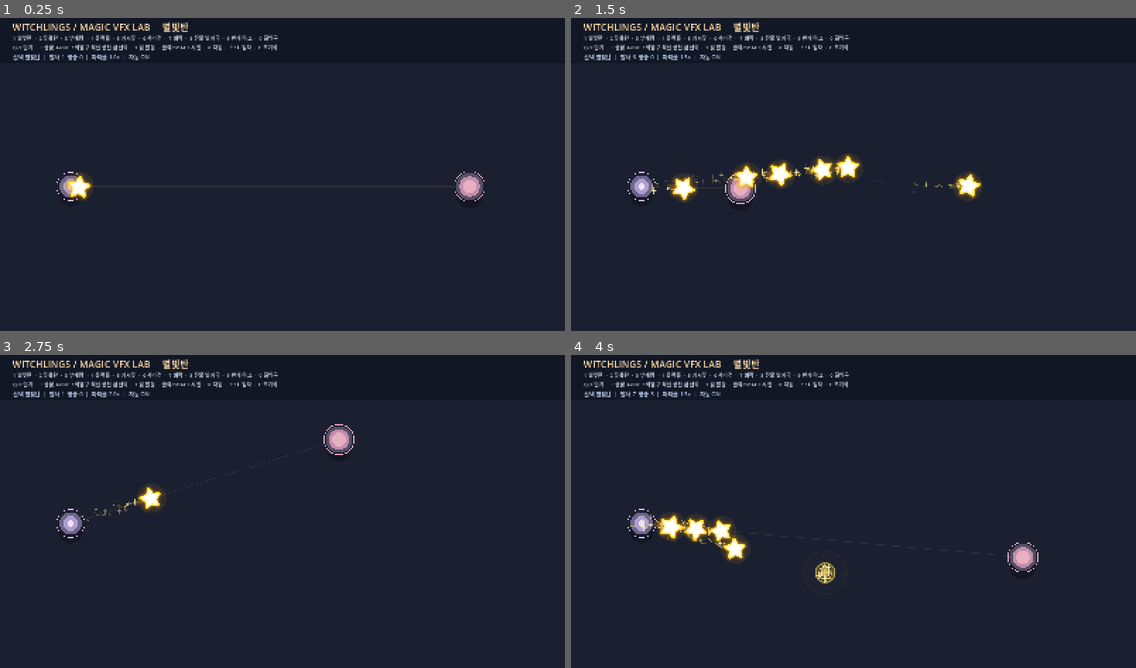
Above: before the commit, frames 1-4 (two rows, left to right).
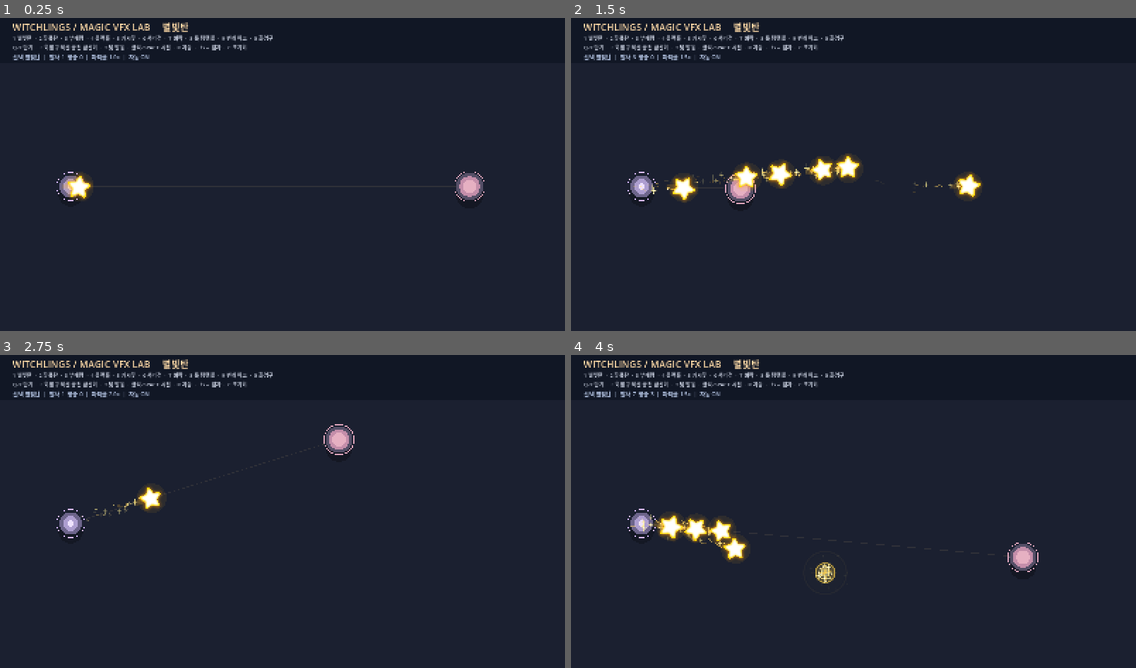
Above: after the commit, the same moments.

Repository: LittleEvasn/Test-Room
Game: Godot game, scene res://scenes/main.tscn
Two runs of this game, one before a commit and one after it. Both use one fixed random seed, a clock stepped at 60 frames per second and the inputs below.
Inputs (mouse positions are in pixels of both pictures, inside the frame that each line leads up to):
- Up to frame 1 (0.25 s): no input
- Up to frame 2 (1.5 s): tap Enter at 0.5 s; move the mouse to (977, 155) at 0.52 s; hold Up 0.53-1.25 s; tap Q at 0.6 s; click (977, 155) at 0.67 s; tap Space at 0.77, 1.07 s; tap E at 0.8 s; drag from (740, 187) to (825, 237) at 1.27 s
- Up to frame 3 (2.75 s): move the mouse to (339, 439) at 2.02 s; hold Up from 2.03 s (still down); tap F at 2.1 s; click (339, 439) at 2.17 s; tap C at 2.3 s
- Up to frame 4 (4 s): release Up at 2.75 s; drag from (825, 574) to (684, 461) at 2.77 s; move the mouse to (1023, 558) at 3.52 s; hold Down from 3.53 s (still down); tap Space at 3.6, 3.77 s; click (1023, 558) at 3.67 s; tap Q at 3.8 s

The runs differ from the first frame. In frame 1, 0.6% of the frame differs, in the area x 7-50%, y 5-11%; in frame 2, 0.6%; in frame 3, 0.6%; in frame 4, 0.6%.

Commit message:
Implement asset-free bouncing poison ball and landing puddles in VFX lab

Diff:
--- a/scripts/main.gd
+++ b/scripts/main.gd
@@ -1,5 +1,5 @@
 extends Node2D
-## 별빛탄/꽃폭탄/달빛 부메랑/블랙홀/가시꽃 덫/서리검/벼락/잔불 발자국/번개 아크 VFX 독립 실험실.
+## 별빛탄/꽃폭탄/달빛 부메랑/블랙홀/가시꽃 덫/서리검/벼락/독 탱탱볼/번개 아크/화염구 VFX 독립 실험실.
 
 const BOLT_SCRIPT = preload("res://scripts/star_bolt.gd")
 const IMPACT_SCRIPT = preload("res://scripts/impact_burst.gd")
@@ -12,7 +12,8 @@
 const ICE_SWORD_SCRIPT = preload("res://scripts/ice_sword_vfx.gd")
 const THUNDER_SCRIPT = preload("res://scripts/thunder_vfx.gd")
 const LIGHTNING_ARC_SCRIPT = preload("res://scripts/lightning_arc_vfx.gd")
-const EMBER_TRAIL_SCRIPT = preload("res://scripts/ember_footprint_trail.gd")
+const POISON_BALL_SCRIPT = preload("res://scripts/poison_bounce_ball.gd")
+const POISON_PUDDLE_SCRIPT = preload("res://scripts/poison_puddle.gd")
 const FIREBALL_SCRIPT = preload("res://scripts/fireball_vfx.gd")
 const FIREBALL_IMPACT_SCRIPT = preload("res://scripts/fireball_impact_vfx.gd")
 
@@ -28,7 +29,7 @@
 var particle_multiplier := 1.0
 var fired_count := 0
 var impact_count := 0
-var selected_spell := 0 # 0..9; 9 is 화염구 (keyboard 0)
+var selected_spell := 0 # 0..9; 7 is 독 탱탱볼 (keyboard 8), 9 is 화염구 (keyboard 0)
 var bloom_rank := 0
 var black_hole_rank := 0
 var black_hole_ticks := 0
@@ -45,10 +46,9 @@
 var thunder_finished := 0
 var lightning_arc_rank := 0
 var lightning_arc_finished := 0
-var ember_rank := 1
-var ember_style := 2 # 0=A flow mask / 1=B generated flipbook / 2=C hybrid
-var ember_steps := 0
-var ember_finished := 0
+var poison_rank := 1
+var poison_landings := 0
+var poison_finished := 0
 var fireball_rank := 0
 var fireball_impacts := 0
 var fireball_finished := 0
@@ -102,9 +102,10 @@
 			particle_multiplier, "ON" if autofire else "OFF"
 		]
 	elif selected_spell == 7:
-		status_label.text = "선택 %s +%d (반경 %.0f / 유지 %.1fs)  |  경로 %d  생성 %d  활성 %d  종료 %d  |  입자 %.1fx  자동 %s" % [
-			spell_name + " / " + ["A:마스크", "B:플립북", "C:혼합"][ember_style], ember_rank, float(EMBER_TRAIL_SCRIPT.RADII[ember_rank]), float(EMBER_TRAIL_SCRIPT.LIFETIMES[ember_rank]),
-			fired_count, ember_steps, get_tree().get_nodes_in_group("vfx_ember_patch").size(), ember_finished,
+		status_label.text = "선택 %s +%d | %d회 도약 | 장판 반경 %.0f / 유지 %.1fs | 발사 %d 착지 %d 장판 %d 종료 %d | 기포 %.1fx 자동 %s" % [
+			spell_name, poison_rank, int(POISON_BALL_SCRIPT.HOPS[poison_rank]), float(POISON_BALL_SCRIPT.RADII[poison_rank]),
+			float(POISON_BALL_SCRIPT.LIFETIMES[poison_rank]), fired_count, poison_landings,
+			get_tree().get_nodes_in_group("vfx_poison_puddle").size(), poison_finished,
 			particle_multiplier, "ON" if autofire else "OFF"
 		]
 	elif selected_spell == 9:
@@ -131,13 +132,13 @@
 		6:
 			# Avoid overlapping auto pulses at +2/+3 while reviewing one strike.
 			return 1.55 if thunder_rank <= 1 else (2.20 if thunder_rank == 2 else 2.85)
-		7: return 4.4
+		7: return 3.25
 		8: return 1.15
 		9: return 5.20 if fireball_motion == 1 else 2.50
 	return fire_interval
 
 func shoot(replace_hole: bool = false) -> void:
-	var active_count := get_tree().get_nodes_in_group("vfx_bolt …(323 unchanged characters)… () + get_tree().get_nodes_in_group("vfx_ember_trail").size() + get_tree().get_nodes_in_gro …(85 unchanged characters)…
+	var active_count := get_tree().get_nodes_in_group("vfx_bolt …(323 unchanged characters)… () + get_tree().get_nodes_in_group("vfx_poison_ball").size() + get_tree().get_nodes_in_gro …(85 unchanged characters)…
 	if active_count >= 50:
 		return
 	if selected_spell == 0:
@@ -192,15 +193,15 @@
 		lightning.struck.connect(_on_thunder_struck)
 		lightning.finished.connect(_on_thunder_finished)
 	elif selected_spell == 7:
-		# A single cast lays eight staggered ground flames; no gameplay hitboxes.
-		if get_tree().get_nodes_in_group("vfx_ember_trail").size() >= 3:
+		# VFX-only: a simple bouncing poison circle leaves one ground puddle per landing.
+		if get_tree().get_nodes_in_group("vfx_poison_ball").size() >= 5:
 			return
-		var trail = EMBER_TRAIL_SCRIPT.new()
-		trail.configure(START_POINT, target_point, particle_multiplier, ember_rank, ember_style)
-		add_child(trail)
-		trail.add_to_group("vfx_ember_trail")
-		trail.step_ignited.connect(_on_ember_step)
-		trail.finished.connect(_on_ember_finished)
+		var orb = POISON_BALL_SCRIPT.new()
+		orb.configure(START_POINT, target_point, particle_multiplier, poison_rank)
+		add_child(orb)
+		orb.add_to_group("vfx_poison_ball")
+		orb.landed.connect(_on_poison_land)
+		orb.finished.connect(_on_poison_finished)
 	elif selected_spell == 8:
 		# FencerDevLog-inspired single unbranched electric arc, visually isolated from 7: strike.
 		var arc = LIGHTNING_ARC_SCRIPT.new()
@@ -285,11 +286,20 @@
 func _on_lightning_arc_finished(_point: Vector2) -> void:
 	lightning_arc_finished += 1
 
-func _on_ember_step(_point: Vector2) -> void:
-	ember_steps += 1
-
-func _on_ember_finished() -> void:
-	ember_finished += 1
+func _on_poison_land(point: Vector2, radius: float, lifetime: float) -> void:
+	poison_landings += 1
+	# Bound the preview under repeated casts and high-rank tests.
+	var pools := get_tree().get_nodes_in_group("vfx_poison_puddle")
+	if pools.size() >= 60:
+		pools[0].queue_free()
+	var puddle = POISON_PUDDLE_SCRIPT.new()
+	puddle.position = point
+	puddle.configure(radius, lifetime, particle_multiplier)
+	add_child(puddle)
+	puddle.add_to_group("vfx_poison_puddle")
+
+func _on_poison_finished() -> void:
+	poison_finished += 1
 
 func _on_thorn_deployed(_point: Vector2, _radius: float) -> void:
 	thorn_deploys += 1
@@ -327,7 +337,7 @@
 		4: return "가시꽃 덫"
 		5: return "서리검"
 		6: return "벼락"
-		7: return "잔불 발자국"
+		7: return "독 탱탱볼"
 		8: return "번개 아크"
 		9: return "화염구"
 	return "미지의 마법"
@@ -384,7 +394,7 @@
 				elif selected_spell == 6:
 					thunder_rank = maxi(0, thunder_rank - 1)
 				elif selected_spell == 7:
-					ember_rank = maxi(0, ember_rank - 1)
+					poison_rank = maxi(0, poison_rank - 1)
 				elif selected_spell == 8:
 					lightning_arc_rank = maxi(0, lightning_arc_rank - 1)
 				elif selected_spell == 9:
@@ -401,15 +411,13 @@
 				elif selected_spell == 6:
 					thunder_rank = mini(3, thunder_rank + 1)
 				elif selected_spell == 7:
-					ember_rank = mini(3, ember_rank + 1)
+					poison_rank = mini(3, poison_rank + 1)
 				elif selected_spell == 8:
 					lightning_arc_rank = mini(3, lightning_arc_rank + 1)
 				elif selected_spell == 9:
 					fireball_rank = mini(3, fireball_rank + 1)
 			KEY_F:
-				if selected_spell == 7:
-					ember_style = (ember_style + 1) % 3
-				elif selected_spell == 9:
+				if selected_spell == 9:
 					fireball_motion = (fireball_motion + 1) % 3
 					fire_clock = 0.05
 			KEY_SPACE:
@@ -423,7 +431,7 @@
 			KEY_DOWN, KEY_MINUS, KEY_KP_SUBTRACT:
 				particle_multiplier = maxf(0.0, particle_multiplier - 0.5)
 			KEY_C:
-				for group_name in ["vfx_bolt", "vfx_bloom", "vfx_moon", "vfx_hole", "vfx_thorn", "vfx_ice_sword", "vfx_thunder", "vfx_ember_trail", "vfx_lightning_arc", "vfx_fireball"]:
+				for group_name in ["vfx_bolt", "vfx_bloom", "vfx_moon", "vfx_hole", "vfx_thorn", "vfx_ice_sword", "vfx_thunder", "vfx_poison_ball", "vfx_poison_puddle", "vfx_lightning_arc", "vfx_fireball"]:
 					for projectile in get_tree().get_nodes_in_group(group_name):
 						projectile.queue_free()
 				# 이미 생성된 폭발은 자연스럽게 사라진다.
@@ -441,8 +449,8 @@
 				lightning_arc_finished = 0
 				fireball_impacts = 0
 				fireball_finished = 0
-				ember_steps = 0
-				ember_finished = 0
+				poison_landings = 0
+				poison_finished = 0
 
 func _draw() -> void:
 	draw_rect(Rect2(Vector2.ZERO, SCREEN_SIZE), Color("1b2030"), true)
@@ -459,7 +467,7 @@
 		4: aiming_color = Color("ecadd2")
 		5: aiming_color = Color("8ceaff")
 		6: aiming_color = Color("76baff")
-		7: aiming_color = Color("ff9c4e")
+		7: aiming_color = Color("a5dc45")
 		8: aiming_color = Color("64aeff")
 		9: aiming_color = Color("ffbf62")
 	draw_line(START_POINT, target_point, Color(aiming_color, 0.09), 2.0)
@@ -478,7 +486,7 @@
 		if selected_spell == 1:
 			draw_arc(target_point, BLOOM_RADII[bloom_rank], 0.0, TAU, 64, Color(1.0, 0.65, 0.75, 0.28), 1.5, true)
 	else:
-		# 블랙홀/가시꽃/서리검/벼락/잔불 발자국/번개 아크에는 분홍색 표적 모형을 그리지 않는다.
+		# 블랙홀/가시꽃/서리검/벼락/독 탱탱볼/번개 아크에는 분홍색 표적 모형을 그리지 않는다.
 		draw_arc(target_point, 8.0, 0.0, TAU, 24, Color(0.58, 0.80, 0.77, 0.28), 1.5, true)
 
 func _create_hud() -> void:
@@ -498,7 +506,7 @@
 	_update_title()
 
 	info_label = Label.new()
-	info_label.text = "1 별빛탄  ·  2 꽃폭탄  ·  3 부메랑  ·  4 블랙홀  ·  5 가시꽃  ·  6 서리검  ·  7 벼락  ·  8 잔불 발자국  ·  9 번개 아크  ·  0 화염구\nQ/E 단계  ·  F 불꽃 A/B/C / 화염구 직선·공전·급선회  ·  T 덫 발동  ·  클릭/SPACE 시전  ·  R 자동  ·  ↑/↓ 입자  ·  C 초기화"
+	info_label.text = "1 별빛탄  ·  2 꽃폭탄  ·  3 부메랑  ·  4 블랙홀  ·  5 가시꽃  ·  6 서리검  ·  7 벼락  ·  8 독 탱탱볼  ·  9 번개 아크  ·  0 화염구\nQ/E 단계  ·  F 화염구 직선·공전·급선회  ·  T 덫 발동  ·  클릭/SPACE 시전  ·  R 자동  ·  ↑/↓ 입자  ·  C 초기화"
 	info_label.position = Vector2(36, 57)
 	info_label.add_theme_font_size_override("font_size", 15)
 	info_label.add_theme_color_override("font_color", Color("c9d0e0"))
--- /dev/null
+++ b/scripts/poison_bounce_ball.gd
@@ -0,0 +1,82 @@
+extends Node2D
+## Asset-free Test-Room poison bouncing ball; each landing emits a puddle.
+## Shadow stays on the ground; ball lifts with a sine wave.
+signal landed(at: Vector2, puddle_radius: float, puddle_lifetime: float)
+signal finished()
+
+const RADII := [24.0, 30.0, 36.0, 42.0]
+const LIFETIMES := [1.8, 2.2, 2.6, 3.0]
+const HOPS := [3, 4, 5, 6]
+const HOP_SECONDS := 0.50
+
+var start_point := Vector2.ZERO
+var end_point := Vector2.RIGHT * 600.0
+var density := 1.0
+var rank := 0
+var hop_count := 3
+var landed_count := 0
+var hop_clock := 0.0
+var height := 0.0
+
+func configure(origin: Vector2, target: Vector2, particle_scale: float, cast_rank: int) -> void:
+    start_point = origin
+    end_point = target
+    density = clampf(particle_scale, 0.0, 3.0)
+    rank = clampi(cast_rank, 0, 3)
+    hop_count = int(HOPS[rank])
+
+func _ready() -> void:
+    z_index = 2
+    position = start_point
+    queue_redraw()
+
+func _process(delta: float) -> void:
+    hop_clock += maxf(delta, 0.0)
+    # A dropped frame must not skip a landing.
+    while hop_clock >= HOP_SECONDS and landed_count < hop_count:
+        hop_clock -= HOP_SECONDS
+        landed_count += 1
+        landed.emit(start_point.lerp(end_point, float(landed_count) / float(hop_count)),
+            float(RADII[rank]), float(LIFETIMES[rank]))
+
+    if landed_count >= hop_count:
+        finished.emit()
+        queue_free()
+        return
+
+    var phase := clampf(hop_clock / HOP_SECONDS, 0.0, 1.0)
+    position = start_point.lerp(end_point,
+        (float(landed_count) + phase) / float(hop_count))
+    height = sin(phase * PI) * (80.0 + 4.0 * float(rank))
+    queue_redraw()
+
+func _draw() -> void:
+    var radius := 16.0 + float(rank) * 2.0
+    var phase := clampf(hop_clock / HOP_SECONDS, 0.0, 1.0)
+    var sh := 1.0 - height / 360.0
+    draw_set_transform(Vector2.ZERO, 0.0, Vector2(sh, sh * 0.47))
+    draw_circle(Vector2.ZERO, radius * 1.28, Color(0.015, 0.045, 0.018, 0.38))
+    draw_circle(Vector2.ZERO, radius * 0.67, Color(0.15, 0.30, 0.08, 0.24))
+    draw_set_transform(Vector2.ZERO, 0.0, Vector2.ONE)
+
+    var squish := 1.0 - 0.11 * pow(1.0 - minf(phase / 0.12, 1.0), 2.0)
+    var stretch := 1.0 + 0.08 * sin(phase * PI)
+    draw_set_transform(Vector2(0, -height), 0.0,
+        Vector2(1.0 / squish, squish * stretch))
+    # Clear green disk with glow and two small poison bubbles.
+    draw_circle(Vector2.ZERO, radius * 1.55, Color(0.37, 0.95, 0.06, 0.08))
+    draw_circle(Vector2.ZERO, radius * 1.17, Color(0.19, 0.49, 0.08, 0.48))
+    draw_circle(Vector2.ZERO, radius, Color("336c1e"))
+    draw_circle(Vector2(-1.0, -1.0), radius * 0.88, Color("83c52f"))
+    draw_circle(Vector2(-radius * 0.18, -radius * 0.19),
+        radius * 0.62, Color("b5eb4a"))
+    draw_circle(Vector2(-radius * 0.35, -radius * 0.41),
+        radius * 0.25, Color("efffb3"))
+    if density > 0.0:
+        draw_circle(Vector2(radius * 0.39, radius * 0.21),
+            radius * 0.16, Color("4c9c23"))
+        draw_circle(Vector2(radius * 0.34, radius * 0.15),
+            radius * 0.055, Color("defb8c"))
+        draw_circle(Vector2(-radius * 0.18, radius * 0.40),
+            radius * 0.10, Color("4e9220"))
+    draw_set_transform(Vector2.ZERO, 0.0, Vector2.ONE)
--- /dev/null
+++ b/scripts/poison_puddle.gd
@@ -0,0 +1,73 @@
+extends Node2D
+## VFX-only poison puddle: irregular pool, bubbles, expansion and shrink.
+## No combat, no damage ticks, no poison-trail recursion.
+var puddle_radius := 24.0
+var lifetime := 1.8
+var density := 1.0
+var age := 0.0
+var shape_seed := 0.0
+var bubbles: Array[Dictionary] = []
+var rng := RandomNumberGenerator.new()
+
+func configure(radius: float, duration: float, particle_scale: float) -> void:
+    puddle_radius = maxf(radius, 4.0)
+    lifetime = maxf(duration, 0.4)
+    density = clampf(particle_scale, 0.0, 3.0)
+
+func _ready() -> void:
+    z_index = 1
+    rng.randomize()
+    shape_seed = rng.randf_range(0.0, TAU)
+    var amount := roundi(7.0 * density)
+    for i in range(amount):
+        var angle := rng.randf_range(0.0, TAU)
+        var distance := sqrt(rng.randf()) * 0.72
+        bubbles.append({
+            "at": Vector2(cos(angle) * puddle_radius, sin(angle) * puddle_radius * 0.67) * distance,
+            "size": rng.randf_range(1.7, 4.4),
+            "speed": rng.randf_range(0.48, 1.05),
+            "phase": rng.randf()
+        })
+    queue_redraw()
+
+func _process(delta: float) -> void:
+    age += maxf(delta, 0.0)
+    if age >= lifetime:
+        queue_free()
+        return
+    queue_redraw()
+
+func _outline(radius_factor: float, wobble: float) -> PackedVector2Array:
+    var points := PackedVector2Array()
+    for i in range(49):
+        var a := float(i % 48) / 48.0 * TAU
+        var edge := 1.0
+        edge += 0.055 * sin(a * 5.0 + shape_seed)
+        edge += 0.031 * cos(a * 8.0 - shape_seed * 0.7)
+        edge += wobble * sin(a * 3.0 + age * 3.4)
+        points.append(Vector2(cos(a), sin(a) * 0.72) * puddle_radius * radius_factor * edge)
+    return points
+
+func _draw() -> void:
+    var grow := clampf(age / 0.14, 0.0, 1.0)
+    var shrink := clampf((lifetime - age) / 0.38, 0.0, 1.0)
+    var scale_factor := grow * shrink
+    if scale_factor < 0.001:
+        return
+    var alpha := clampf(age / 0.09, 0.0, 1.0) * clampf((lifetime - age) / 0.30, 0.0, 1.0)
+    var outer := _outline(scale_factor, 0.015)
+    var inner := _outline(scale_factor * 0.82, 0.010)
+    var center := _outline(scale_factor * 0.59, 0.006)
+    draw_colored_polygon(outer, Color(0.09, 0.30, 0.06, alpha * 0.58))
+    draw_colored_polygon(inner, Color(0.25, 0.60, 0.09, alpha * 0.79))
+    draw_colored_polygon(center, Color(0.48, 0.82, 0.12, alpha * 0.60))
+    draw_polyline(outer, Color(0.48, 0.88, 0.17, alpha * 0.78), 2.2, true)
+    for bubble in bubbles:
+        var phase := fmod(age * float(bubble["speed"]) + float(bubble["phase"]), 1.0)
+        var at := Vector2(bubble["at"]) * scale_factor + Vector2(0, -7.0 * phase)
+        var bsize := float(bubble["size"]) * (0.72 + phase * 0.28) * scale_factor
+        var opacity := alpha * (1.0 - phase) * 0.85
+        draw_circle(at, bsize, Color(0.82, 1.0, 0.49, opacity * 0.18))
+        draw_arc(at, bsize, 0.0, TAU, 12, Color(0.78, 0.99, 0.43, opacity), 1.2, true)
+        draw_circle(at + Vector2(-bsize * 0.3, -bsize * 0.3),
+            maxf(0.55, bsize * 0.24), Color(0.96, 1.0, 0.75, opacity))
Not shown, changed: README.md
